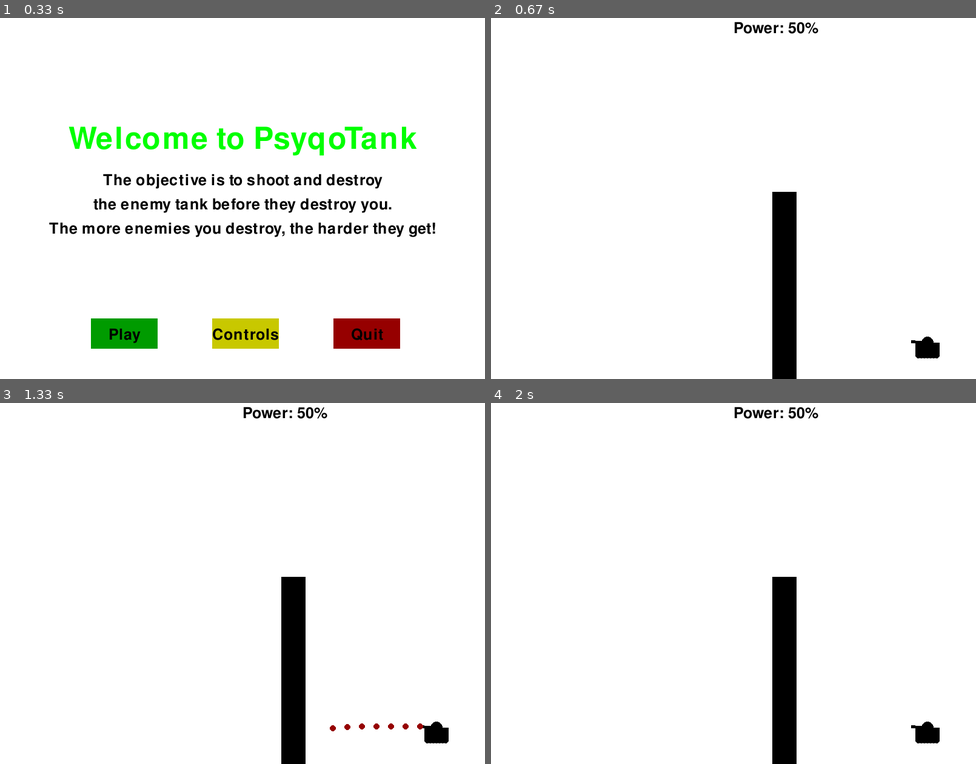
Above: before the commit, frames 1-4 (two rows, left to right).
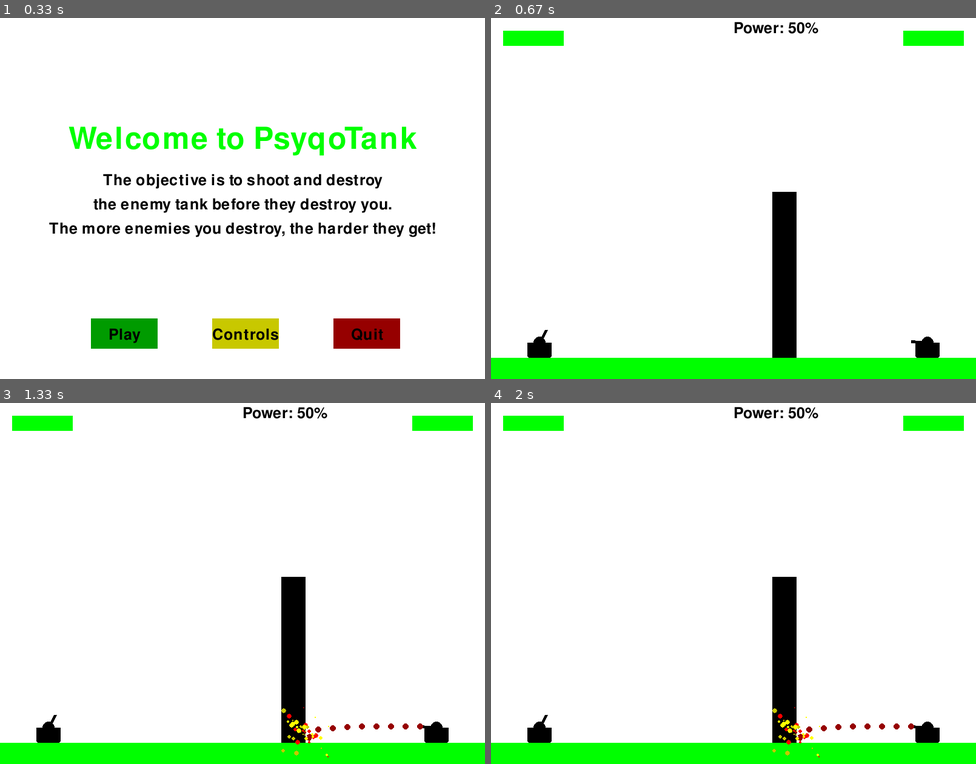
Above: after the commit, the same moments.

Repository: djtrame/Personal
Game: pygame game, started from psyqo_tank2.py
Two runs of this game, one before a commit and one after it. Both use one fixed random seed, a clock stepped at 60 frames per second and the inputs below.
Inputs:
- Up to frame 1 (0.33 s): no input
- Up to frame 2 (0.67 s): click "Play" at 0.42 s
- Up to frame 3 (1.33 s): tap Space at 0.67, 1 s
- Up to frame 4 (2 s): no input

Frame 1 is identical in both runs. In frame 2, 7.2% of the frame differs, in the area x 0-100%, y 3-100%; in frame 3, 7.3%; in frame 4, 7.5%.

Commit message:
Finished tutorial 78

Diff:
--- a/psyqo_tank2.py
+++ b/psyqo_tank2.py
@@ -24,6 +24,8 @@
 tankHeight = 20
 turretWidth = 5
 wheelWidth = 5
+
+ground_height = 35
 
 gameDisplay = pygame.display.set_mode((display_width,display_height))
 pygame.display.set_caption('Psyqo Tank')
@@ -119,6 +121,40 @@
                        (x - 15, y - 17),
                        (x - 13, y - 19),
                        (x - 11, y - 21)]
+
+    #draw the turret
+    pygame.draw.circle(gameDisplay, black, (x,y),int(tankHeight / 2))
+    #draw the tank
+    pygame.draw.rect(gameDisplay, black, (x-tankHeight, y, tankWidth, tankHeight))
+
+    #draw the gun
+    pygame.draw.line(gameDisplay,black, (x,y), possibleTurrets[turretPos], turretWidth)
+
+    # pygame.draw.circle(gameDisplay, black, (x - 15, y + 20), wheelWidth)
+
+    startWheelX = 15
+
+    #0 thru 6
+    for i in range(7):
+        pygame.draw.circle(gameDisplay, black, (x-startWheelX,y+21), wheelWidth)
+        startWheelX -= 5
+
+    #return the turret position of the tank
+    return possibleTurrets[turretPos]
+
+def enemy_tank(x,y,turretPos):
+    x = int(x)
+    y = int(y)
+
+    possibleTurrets = [(x+27,y-2),
+                       (x+26,y-5),
+                       (x+25,y-8),
+                       (x+23,y-12),
+                       (x+20,y-14),
+                       (x + 18, y - 15),
+                       (x + 15, y - 17),
+                       (x + 13, y - 19),
+                       (x + 11, y - 21)]
 
     #draw the turret
     pygame.draw.circle(gameDisplay, black, (x,y),int(tankHeight / 2))
@@ -300,8 +336,8 @@
     #this places the apple on the screen at odd pixel locations
     return round(number)
 
-def barrier(locationX, randomHeight, barrier_width):
-    pygame.draw.rect(gameDisplay, black, [locationX, display_height-randomHeight, barrier_width, randomHeight])
+def barrier(barrierLocationX, randomHeight, barrier_width):
+    pygame.draw.rect(gameDisplay, black, [barrierLocationX, display_height-randomHeight, barrier_width, randomHeight])
 
 def explosion(x,y, size=50):
     explode = True
@@ -331,12 +367,13 @@
         explode = False
 
 
-def fireShell(gunCoordinates, tankX, tankY, turretPos,gun_power,locationX,barrier_width,randomHeight):
+def fireShell(gunCoordinates, tankX, tankY, turretPos,gun_power,barrierLocationX,barrier_width,randomHeight,enemyTankX,enemyTankY):
     fire = True
+    damage = 0
 
     #can't modify tuples, convert it to a list instead
     startingShell = list(gunCoordinates)
-    print("FIRE!")
+    #print("FIRE!")
 
     while fire:
         for event in pygame.event.get():
@@ -344,7 +381,7 @@
                 pygame.quit()
                 quit()
 
-        print(startingShell[0],startingShell[1])
+        #print(startingShell[0],startingShell[1])
         pygame.draw.circle(gameDisplay,red,(startingShell[0],startingShell[1]),5)
 
         startingShell[0] -= (12 - turretPos)*2
@@ -353,7 +390,10 @@
         #y = x^2  y = x**2
         startingShell[1] += int((((startingShell[0] - gunCoordinates[0])*0.01/(gun_power/50))**2) - (turretPos + turretPos/(12-turretPos)))
 
-        if startingShell[1] > display_height:
+        actual_ground = display_height - ground_height
+
+        #if the shell has hit the ground
+        if startingShell[1] > actual_ground:
             print("Last shell:",startingShell[0],startingShell[1])
             #determine estimated spot of last impact
             #cross multiplication
@@ -361,15 +401,18 @@
             #618x = (600 * 189)
             #x = (113,400) / 618
             #x = 183 <------ estimated last X of impact (when the shell hit the border at 600)
-            hit_x = int((startingShell[0]*display_height)/startingShell[1])
-            hit_y = int(display_height)
+            hit_x = int((startingShell[0]*actual_ground)/startingShell[1])
+            hit_y = int(actual_ground)
+            if enemyTankX + 15 > hit_x  > enemyTankX - 15:
+                print("HIT TARGET!")
+                damage = 25
             print ("Impact:",hit_x,hit_y)
             explosion(hit_x , hit_y)
             fire = False
 
         #do comparisons and store them as booleans
-        check_x_1 = startingShell[0] <= locationX + barrier_width
-        check_x_2 = startingShell[0] >= locationX
+        check_x_1 = startingShell[0] <= barrierLocationX + barrier_width
+        check_x_2 = startingShell[0] >= barrierLocationX
 
         check_y_1 = startingShell[1] <= display_height
         check_y_2 = startingShell[1] >= display_height - randomHeight
@@ -385,26 +428,168 @@
         pygame.display.update()
         clock.tick(100)
 
+    return damage
+
+def eFireShell(gunCoordinates, tankX, tankY, turretPos,gun_power,barrierLocationX,barrier_width,randomHeight,pTankX,pTankY):
+    currentPower = 1
+    power_found = False
+    damage = 0
+
+    while not power_found:
+        currentPower += 1
+        if currentPower > 100:
+            power_found = True
+
+        fire = True
+
+        # can't modify tuples, convert it to a list instead
+        startingShell = list(gunCoordinates)
+
+        while fire:
+            for event in pygame.event.get():
+                if event.type == pygame.QUIT:
+                    pygame.quit()
+                    quit()
+
+            startingShell[0] += (12 - turretPos) * 2
+
+            # quadratic equation example
+            # y = x^2  y = x**2
+            startingShell[1] += int((((startingShell[0] - gunCoordinates[0]) * 0.01 / (currentPower / 50)) ** 2) - (
+            turretPos + turretPos / (12 - turretPos)))
+
+            actual_ground = display_height - ground_height
+
+            # if the shell has hit the ground
+            if startingShell[1] > actual_ground:
+                # determine estimated spot of last impact
+                # cross multiplication
+                # (x/600) = (189/618) for instance
+                # 618x = (600 * 189)
+                # x = (113,400) / 618
+                # x = 183 <------ estimated last X of impact (when the shell hit the border at 600)
+                hit_x = int((startingShell[0] * actual_ground) / startingShell[1])
+                hit_y = int(actual_ground)
+                if pTankX + 15 > hit_x > pTankX - 15:
+                    print("target acquired!")
+                    power_found = True
+                fire = False
+
+            # do comparisons and store them as booleans
+            check_x_1 = startingShell[0] <= barrierLocationX + barrier_width
+            check_x_2 = startingShell[0] >= barrierLocationX
+
+            check_y_1 = startingShell[1] <= display_height
+            check_y_2 = startingShell[1] >= display_height - randomHeight
+
+            if check_x_1 and check_x_2 and check_y_1 and check_y_2:
+                hit_x = int(startingShell[0])
+                hit_y = int(startingShell[1])
+                fire = False
+
+    fire = True
+
+    #can't modify tuples, convert it to a list instead
+    startingShell = list(gunCoordinates)
+    #print("FIRE!")
+
+    while fire:
+        for event in pygame.event.get():
+            if event.type == pygame.QUIT:
+                pygame.quit()
+                quit()
+
+        #print(startingShell[0],startingShell[1])
+        pygame.draw.circle(gameDisplay,red,(startingShell[0],startingShell[1]),5)
+
+        startingShell[0] += (12 - turretPos)*2
+
+        #quadratic equation example
+        #y = x^2  y = x**2
+        #y = -x^2 produces an upside down U which is the shape of an arch.  booyah!
+        startingShell[1] += int((((startingShell[0] - gunCoordinates[0])*0.01/(currentPower/50))**2) - (turretPos + turretPos/(12-turretPos)))
+
+        actual_ground = display_height - ground_height
+
+        #if the shell has hit the ground
+        if startingShell[1] > actual_ground:
+            #determine estimated spot of last impact
+            #cross multiplication
+            #(x/600) = (189/618) for instance
+            #618x = (600 * 189)
+            #x = (113,400) / 618
+            #x = 183 <------ estimated last X of impact (when the shell hit the border at 600)
+            hit_x = int((startingShell[0]*actual_ground)/startingShell[1])
+            hit_y = int(actual_ground)
+            if pTankX + 15 > hit_x  > pTankX - 15:
+                print("HIT TARGET!")
+                damage = 25
+            explosion(hit_x , hit_y)
+            fire = False
+
+        #do comparisons and store them as booleans
+        check_x_1 = startingShell[0] <= barrierLocationX + barrier_width
+        check_x_2 = startingShell[0] >= barrierLocationX
+
+        check_y_1 = startingShell[1] <= display_height
+        check_y_2 = startingShell[1] >= display_height - randomHeight
+
+
+        if check_x_1 and check_x_2 and check_y_1 and check_y_2:
+            print("Last shell:", startingShell[0], startingShell[1])
+            hit_x = int(startingShell[0])
+            hit_y = int(startingShell[1])
+            print ("Impact:",hit_x,hit_y)
+            explosion(hit_x , hit_y)
+            fire = False
+
+        pygame.display.update()
+        clock.tick(100)
+    return damage
+
 def power(level):
     text = smallfont.render("Power: " + str(level) + "%", True, black)
     gameDisplay.blit(text,[display_width / 2, 0])
 
+def health_bars(player_health, enemy_health):
+    if player_health > 75:
+        player_health_color = green
+    elif player_health > 50:
+        player_health_color = yellow
+    else:
+        player_health_color = red
+
+    if enemy_health > 75:
+        enemy_health_color = green
+    elif enemy_health > 50:
+        enemy_health_color = yellow
+    else:
+        enemy_health_color = red
+
+    pygame.draw.rect(gameDisplay, player_health_color, (680,25,player_health,25))
+    pygame.draw.rect(gameDisplay, enemy_health_color, (20, 25, enemy_health, 25))
 
 def gameLoop():
     gameExit = False
     gameOver = False
 
+    player_health = 100
+    enemy_health = 100
+
+
     mainTankX = display_width * 0.9
     mainTankY = display_height * 0.9
     tankMove = 0
-
     currentTurretPos = 0
     changeTurretPos = 0
 
+    enemyTankX = display_width * 0.1
+    enemyTankY = display_height * 0.9
+
     fire_power = 50
     power_change = 0
 
-    locationX = (display_width /2) + random.randint(-0.2*display_width,.2*display_width)
+    barrierLocationX = (display_width /2) + random.randint(-0.2*display_width,.2*display_width)
     randomHeight = random.randrange(display_height * 0.1, display_height * 0.6)
     barrier_width = 40
 
@@ -455,7 +640,12 @@
                 elif event.key == pygame.K_p:
                     pause()
                 elif event.key == pygame.K_SPACE:
-                    fireShell(gun,mainTankX,mainTankY,currentTurretPos,fire_power,locationX,barrier_width,randomHeight)
+                    damage = fireShell(gun,mainTankX,mainTankY,currentTurretPos,fire_power,barrierLocationX,barrier_width,randomHeight,enemyTankX,enemyTankY)
+                    enemy_health -= damage
+
+                    damage = eFireShell(enemy_gun, enemyTankX, enemyTankY, 8, 50, barrierLocationX, barrier_width,
+                              randomHeight,mainTankX,mainTankY)
+                    player_health -= damage
 
                 elif event.key == pygame.K_a:
                     power_change = -1
@@ -481,19 +671,24 @@
         elif currentTurretPos < 0:
             currentTurretPos = 0
 
-        if mainTankX - (tankWidth / 2) < locationX + barrier_width:
+        if mainTankX - (tankWidth / 2) < barrierLocationX + barrier_width:
             mainTankX += 5
 
         # clear the display
         gameDisplay.fill(white)
+        health_bars(player_health,enemy_health)
 
         # draw the tank and store the position of the turret
         gun = tank(mainTankX, mainTankY, currentTurretPos)
+        enemy_gun = enemy_tank(enemyTankX,enemyTankY,8)
 
         fire_power += power_change
         power(fire_power)
 
-        barrier(locationX, randomHeight, barrier_width)
+        barrier(barrierLocationX, randomHeight, barrier_width)
+
+        #draw the ground over the barrier
+        gameDisplay.fill(green, rect=[0,display_height-ground_height, display_width,ground_height])
 
         pygame.display.update()
 
